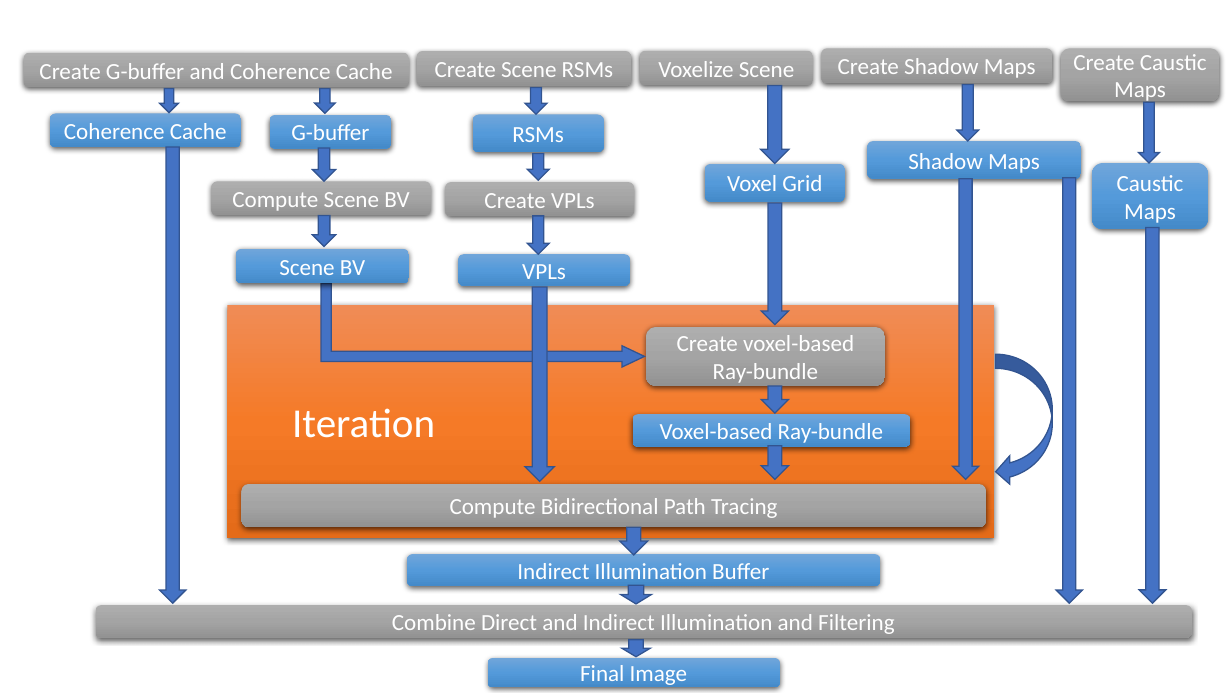
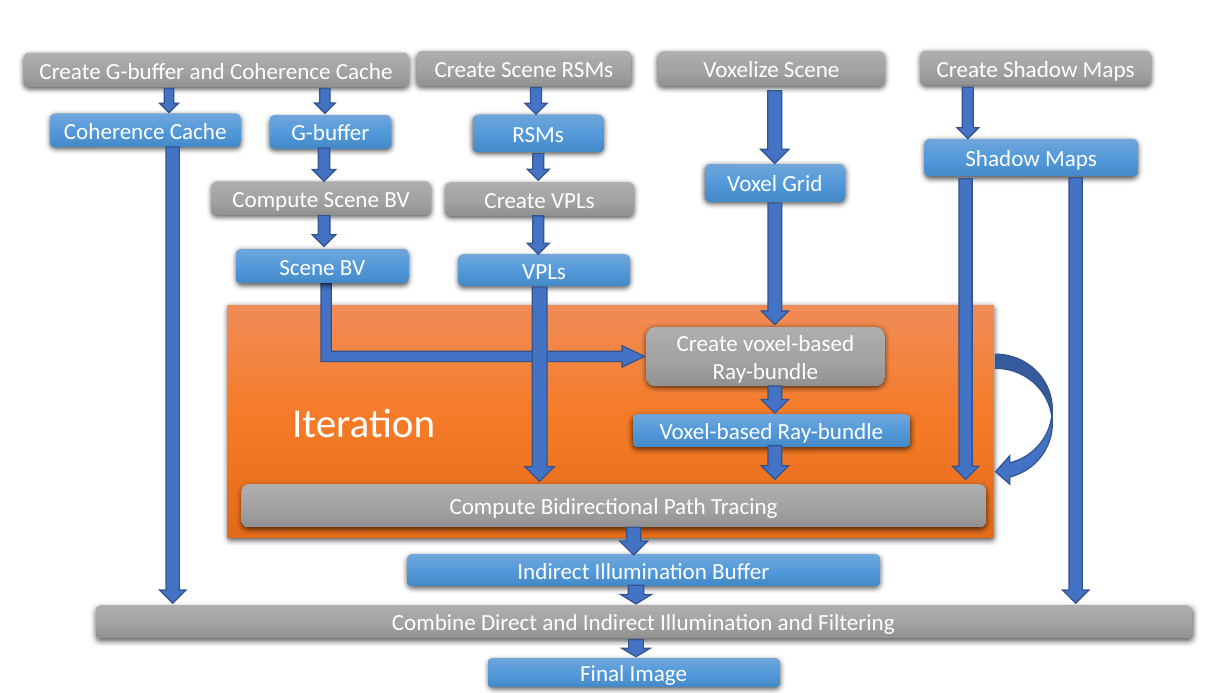
Before and after one commit to jazzboysc/RTGI, a slide deck: slide 2 of Docs/RTGI using voxel-based ray-bundles.pptx. Drawn at 1232x693 pixels with LibreOffice and Linux fonts; fonts in the diff are those of the drawing. Boxes give left, top, right and bottom in pixels: in the first picture for what was removed or moved away, otherwise in the second. Text is boxed around its words. In the diff, an @@ line names an element or a change of style, - is before the commit and + after.

```diff
--- a/Docs/RTGI using voxel-based ray-bundles.pptx
+++ b/Docs/RTGI using voxel-based ray-bundles.pptx
@@ rounded rectangle "Voxelize Scene": place and size @@
-rounded rectangle "Voxelize Scene" at [640, 51, 812, 85]
+rounded rectangle "Voxelize Scene" at [658, 52, 885, 86]
@@ rounded rectangle "Create Shadow Maps": place and size @@
-rounded rectangle "Create Shadow Maps" at [822, 48, 1053, 82]
+rounded rectangle "Create Shadow Maps" at [921, 51, 1152, 85]
@@ rounded rectangle removed at [1061, 48, 1220, 101] @@
-Create Caustic Maps
@@ down arrow: place and size @@
-down arrow at [761, 86, 789, 164]
+down arrow at [761, 91, 789, 164]
@@ down arrow removed at [1139, 103, 1160, 164] @@
@@ rounded rectangle "Shadow Maps": place and size @@
-rounded rectangle "Shadow Maps" at [868, 141, 1081, 179]
+rounded rectangle "Shadow Maps" at [924, 139, 1138, 177]
@@ down arrow: place and size @@
-down arrow at [1056, 177, 1082, 603]
+down arrow at [1063, 177, 1089, 603]
@@ rounded rectangle removed at [1092, 163, 1209, 229] @@
-Caustic Maps
@@ down arrow removed at [1140, 227, 1166, 604] @@
```
